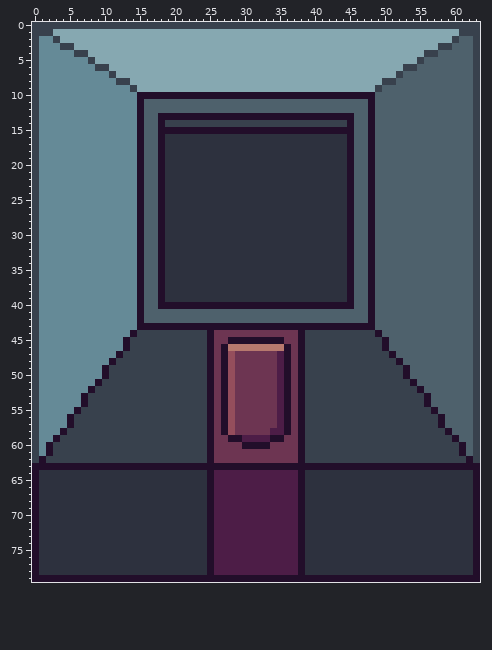
File history of a sprite sheet, Assets/02.Sprites/Object/BigTower_Base.png. Above, as it was before the edit.
The file is 64x80 pixels.
The result:
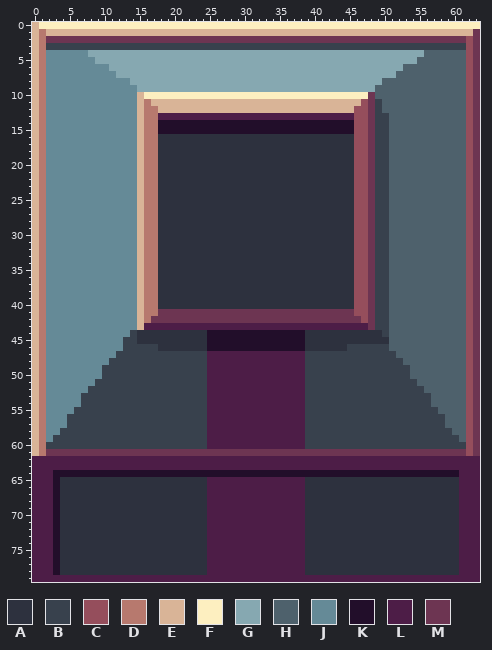
Palette (. is transparent): A #2d313e  B #38414d  C #954e5c  D #b7796e  E #d9b497  F #fdefc0  G #86a8b1  H #4e616c  J #658a97  K #220e2a  L #4d1d47  M #6d3552
Changes in this commit:
Changed rows in their new state; - is an unchanged pixel.
first column x 0:
 0 EFFFFFFFFFFFFFFFFFFFFFFFFFFFFFFFFFFFFFFFFFFFFFFFFFFFFFFFFFFFFFFF
 1 EDEEEEEEEEEEEEEEEEEEEEEEEEEEEEEEEEEEEEEEEEEEEEEEEEEEEEEEEEEEEEEM
 2 EDMMMMMMMMMMMMMMMMMMMMMMMMMMMMMMMMMMMMMMMMMMMMMMMMMMMMMMMMMMMMCM
 3 EDBB--BBBBBBBBBBBBBBBBBBBBBBBBBBBBBBBBBBBBBBBBBBBBBBBBBBBB--BBCM
 4 ED----JJ------------------------------------------------HH----CM
 5 ED------J----------------------------------------------H------CM
 6 ED-------JJ------------------------------------------HH-------CM
 7 ED---------J----------------------------------------H---------CM
 8 ED----------JJ------------------------------------HH----------CM
 9 ED------------J----------------------------------H------------CM
10 ED-------------EFFFFFFFFFFFFFFFFFFFFFFFFFFFFFFFFM-------------CM
11 ED-------------EDEEEEEEEEEEEEEEEEEEEEEEEEEEEEEECMB------------CM
12 ED-------------EDDEEEEEEEEEEEEEEEEEEEEEEEEEEEECCMB------------CM
13 ED-------------EDDLLLLLLLLLLLLLLLLLLLLLLLLLLLLCCMBB-----------CM
14 ED-------------EDD-KKKKKKKKKKKKKKKKKKKKKKKKKK-CCMBB-----------CM
15 ED-------------EDD----------------------------CCMBB-----------CM
16 ED-------------EDDA--------------------------ACCMBB-----------CM
17 ED-------------EDDA--------------------------ACCMBB-----------CM
18 ED-------------EDDA--------------------------ACCMBB-----------CM
19 ED-------------EDDA--------------------------ACCMBB-----------CM
20 ED-------------EDDA--------------------------ACCMBB-----------CM
21 ED-------------EDDA--------------------------ACCMBB-----------CM
22 ED-------------EDDA--------------------------ACCMBB-----------CM
23 ED-------------EDDA--------------------------ACCMBB-----------CM
24 ED-------------EDDA--------------------------ACCMBB-----------CM
25 ED-------------EDDA--------------------------ACCMBB-----------CM
26 ED-------------EDDA--------------------------ACCMBB-----------CM
27 ED-------------EDDA--------------------------ACCMBB-----------CM
28 ED-------------EDDA--------------------------ACCMBB-----------CM
29 ED-------------EDDA--------------------------ACCMBB-----------CM
30 ED-------------EDDA--------------------------ACCMBB-----------CM
31 ED-------------EDDA--------------------------ACCMBB-----------CM
32 ED-------------EDDA--------------------------ACCMBB-----------CM
33 ED-------------EDDA--------------------------ACCMBB-----------CM
34 ED-------------EDDA--------------------------ACCMBB-----------CM
35 ED-------------EDDA--------------------------ACCMBB-----------CM
36 ED-------------EDDA--------------------------ACCMBB-----------CM
37 ED-------------EDDA--------------------------ACCMBB-----------CM
38 ED-------------EDDA--------------------------ACCMBB-----------CM
39 ED-------------EDDA--------------------------ACCMBB-----------CM
40 ED-------------EDDAAAAAAAAAAAAAAAAAAAAAAAAAAAACCMBB-----------CM
41 ED-------------EDDMMMMMMMMMMMMMMMMMMMMMMMMMMMMCCMBB-----------CM
42 ED-------------EDMMMMMMMMMMMMMMMMMMMMMMMMMMMMMMCMBB-----------CM
43 ED-------------ELLLLLLLLLLLLLLLLLLLLLLLLLLLLLLLLMBB-----------CM
44 ED------------BAAAAAAAAAA-KKKKKKKKKKKK-AAAAAAAAAAAB-----------CM
45 ED-----------B-AAAAAAAAAA-KK--------KK-AAAAAAAAAAAA-----------CM
46 ED-----------B----AAAAAAA-K-KKKKKKKK-K-AAAAAA-----B-----------CM
47 ED----------B------------LLLLLLLLLL-LLL------------B----------CM
48 ED---------B-------------LLLLLLLLLL-LLL-------------B---------CM
49 ED--------B--------------LLLLLLLLLL-LLL--------------B--------CM
50 ED--------B--------------LLLLLLLLLL-LLL--------------B--------CM
51 ED-------B---------------LLLLLLLLLL-LLL---------------B-------CM
52 ED------B----------------LLLLLLLLLL-LLL----------------B------CM
53 ED-----B-----------------LLLLLLLLLL-LLL-----------------B-----CM
54 ED-----B-----------------LLLLLLLLLL-LLL-----------------B-----CM
55 ED----B------------------LLLLLLLLLL-LLL------------------B----CM
56 ED---B-------------------LLLLLLLLLL-LLL-------------------B---CM
57 ED---B-------------------LLLLLLLLLL-LLL-------------------B---CM
58 ED--B--------------------LLLLLLLLL--LLL--------------------B--CM
59 ED-B---------------------LLLLL----LLLLL---------------------B-CM
60 EDB----------------------LLLLLLLLLLLLLL----------------------BCM
61 EDMMMMMMMMMMMMMMMMMMMMMMMM------------MMMMMMMMMMMMMMMMMMMMMMMMCM
62 LLLLLLLLLLLLLLLLLLLLLLLLLLLLLLLLLLLLLLLLLLLLLLLLLLLLLLLLLLLLLLLL
63 LLLLLLLLLLLLLLLLLLLLLLLLLLLLLLLLLLLLLLLLLLLLLLLLLLLLLLLLLLLLLLLL
64 LLLKKKKKKKKKKKKKKKKKKKKKK-KKKKKKKKKKKK-KKKKKKKKKKKKKKKKKKKKKKLLL
65 LLLK---------------------L------------L----------------------LLL
66 LLLK---------------------L------------L----------------------LLL
67 LLLK---------------------L------------L----------------------LLL
68 LLLK---------------------L------------L----------------------LLL
69 LLLK---------------------L------------L----------------------LLL
70 LLLK---------------------L------------L----------------------LLL
71 LLLK---------------------L------------L----------------------LLL
72 LLLK---------------------L------------L----------------------LLL
73 LLLK---------------------L------------L----------------------LLL
74 LLLK---------------------L------------L----------------------LLL
75 LLLK---------------------L------------L----------------------LLL
76 LLLK---------------------L------------L----------------------LLL
77 LLLK---------------------L------------L----------------------LLL
78 LLLK---------------------L------------L----------------------LLL
79 LLLLLLLLLLLLLLLLLLLLLLLLLLLLLLLLLLLLLLLLLLLLLLLLLLLLLLLLLLLLLLLL
Changed places in both pictures, as pixel boxes (x1, y1, x2, y2):
changed: (32, 22, 480, 582)
